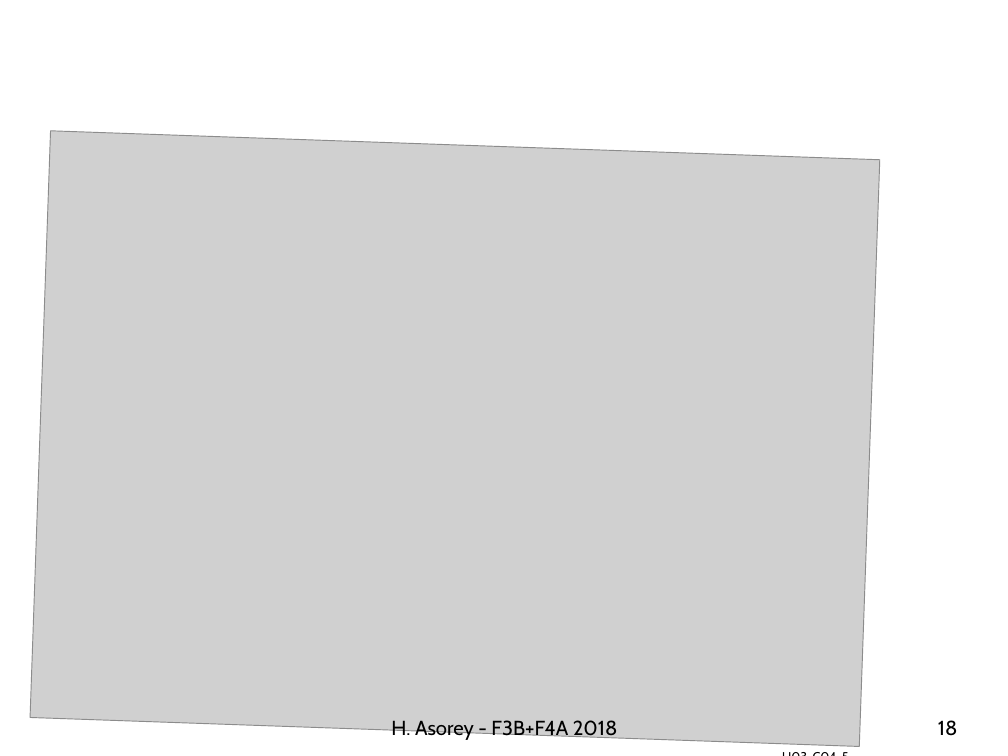
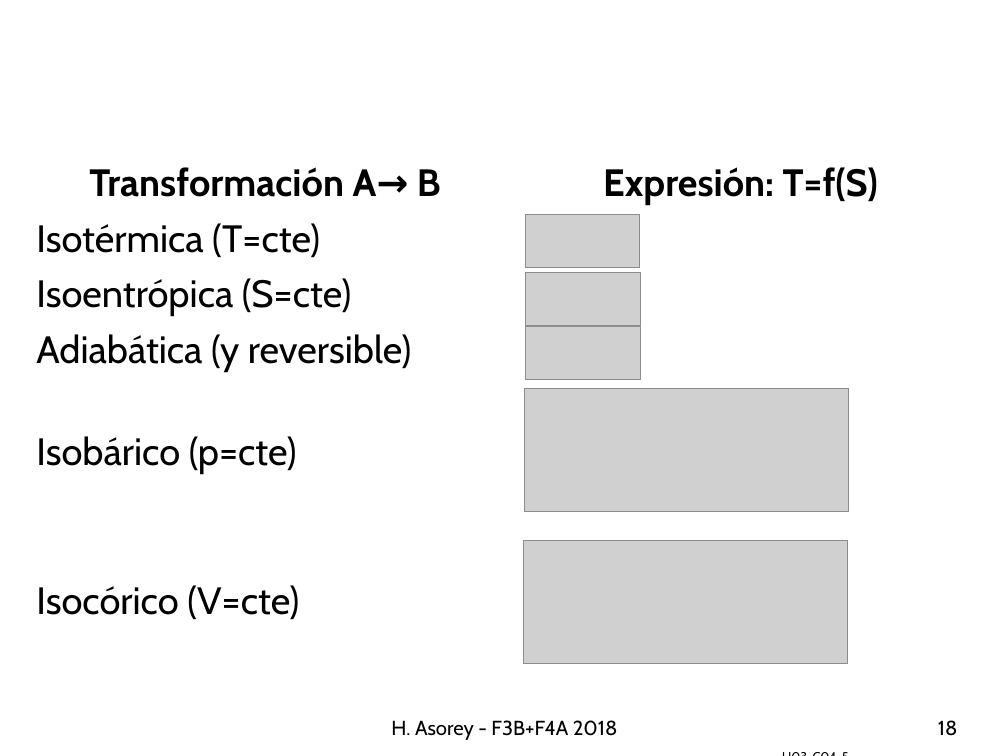
Before and after one commit to asoreyh/unrn-f3b, a slide deck: slide 18 of clases/u03/f3b-20180530-U03C04-Entropia2.odp. Drawn at 1008x756 pixels with LibreOffice and Linux fonts; fonts in the diff are those of the drawing; grey boxes stand for pictures; background and template pictures are left out. Boxes give left, top, right and bottom in pixels: in the first picture for what was removed or moved away, otherwise in the second. Text is boxed around its words. In the diff, an @@ line names an element or a change of style, - is before the commit and + after.

```diff
--- a/clases/u03/f3b-20180530-U03C04-Entropia2.odp
+++ b/clases/u03/f3b-20180530-U03C04-Entropia2.odp
@@ table added at (x1=27, y1=155, x2=979, y2=675), 6 rows, 2 columns @@
+Transformación A→ B | Expresión: T=f(S)
+Isotérmica (T=cte) | 
+Isoentrópica (S=cte) | 
+Adiabática (y reversible) | 
+Isobárico (p=cte) | 
+Isocórico (V=cte) | 
@@ picture added at (x1=525, y1=215, x2=639, y2=268) @@
@@ picture added at (x1=525, y1=273, x2=640, y2=326) @@
@@ picture at (x1=525, y1=327, x2=640, y2=380): rotation 2 to 0 degrees @@
@@ picture added at (x1=524, y1=389, x2=849, y2=512) @@
@@ picture added at (x1=523, y1=541, x2=848, y2=664) @@
```
Also in this commit, not shown: 1 other slide changed, 7 other files.
